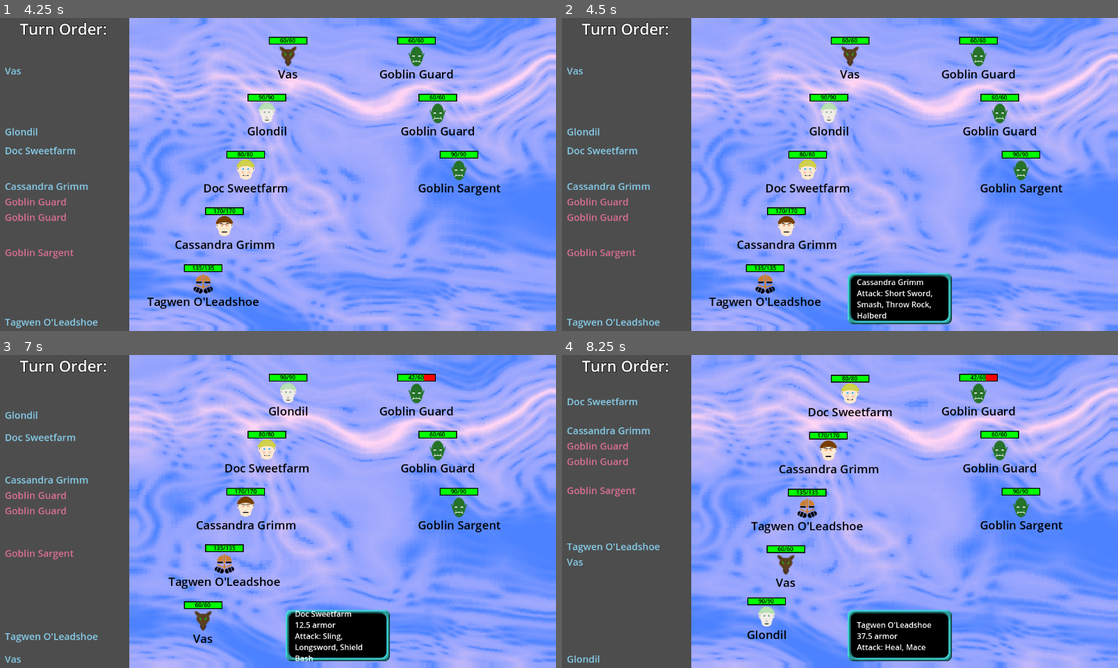
Above: before the commit, frames 1-4 (two rows, left to right).
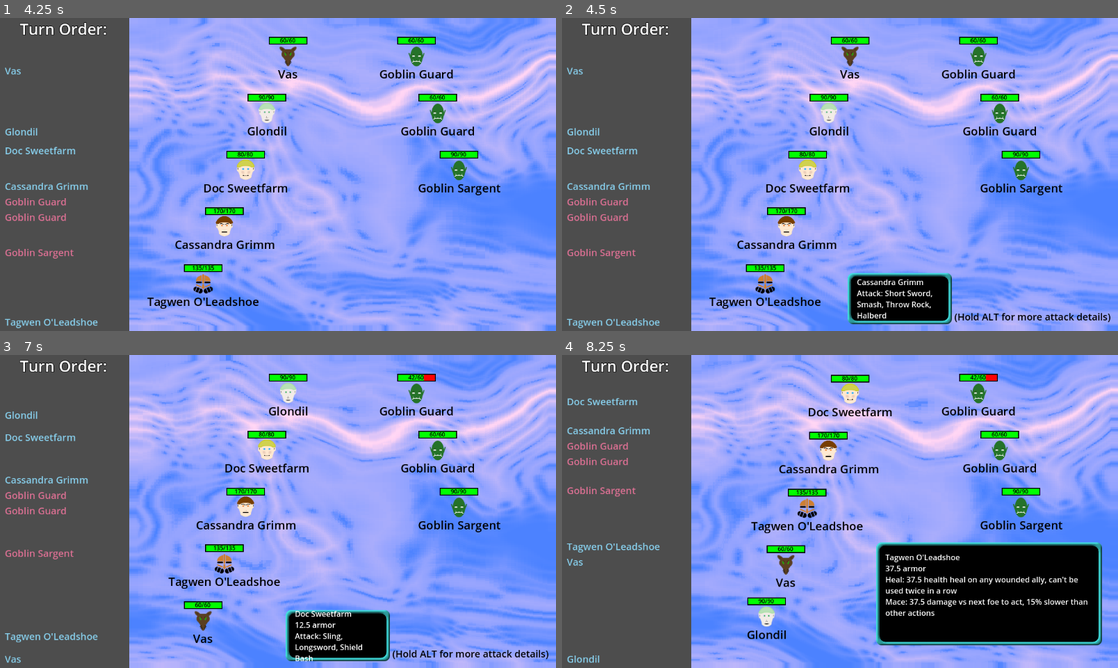
Above: after the commit, the same moments.

Repository: Habidakus/wild-jam-78-erase
Game: Godot game, scene res://Scenes/main.tscn
Two runs of this game, one before a commit and one after it. Both use one fixed random seed, a clock stepped at 60 frames per second and the inputs below. The engine's default icon, where the game draws it, is replaced by a stand-in: a white triangle on a blue panel in a dark square.
Inputs (mouse positions are in pixels of both pictures, inside the frame that each line leads up to):
- Up to frame 1 (4.25 s): tap Enter at 0.5, 2.75, 3.5 s; move the mouse to (400, 158) at 0.52 s; hold Alt 0.53-1.25 s; click (400, 158) at 0.67 s; tap Ctrl at 0.8 s; click "Play" at 1.25 s; click "Randomize and Go!" at 2 s; drag from (166, 190) to (250, 237) at 2.77 s; move the mouse to (333, 105) at 3.52 s; hold Shift from 3.53 s (still down); click (333, 105) at 3.67 s; tap Alt at 3.8 s
- Up to frame 2 (4.5 s): release Shift at 4.25 s; drag from (812, 237) to (673, 127) at 4.27 s
- Up to frame 3 (7 s): click "Zzzap" at 5 s; move the mouse to (444, 558) at 5.77 s; hold Ctrl 5.78-6.5 s; click (444, 558) at 5.92 s; tap Shift at 6.05 s; tap Space at 6.5 s; drag from (111, 464) to (194, 433) at 6.52 s
- Up to frame 4 (8.25 s): click "Potion" at 7.25 s; move the mouse to (867, 511) at 8.02 s; hold Alt from 8.03 s (still down); click (867, 511) at 8.17 s

Frame 1 is identical in both runs. In frame 2, 0.3% of the frame differs, in the area x 70-99%, y 94-98%; in frame 3, 0.3%; in frame 4, 14%, in the area x 51-98%, y 59-98%.

Commit message:
Holding down ALT will replace a tooltip with a larger summary

Diff:
--- a/Scenes/main.tscn
+++ b/Scenes/main.tscn
@@ -219,6 +219,10 @@
 shader_parameter/noiseX = SubResource("NoiseTexture2D_xs4ou")
 shader_parameter/noiseY = SubResource("NoiseTexture2D_yjbvs")
 
+[sub_resource type="LabelSettings" id="LabelSettings_pngnd"]
+font_size = 20
+font_color = Color(0, 0, 0, 1)
+
 [node name="Main" type="Control"]
 layout_mode = 3
 anchors_preset = 15
@@ -1033,6 +1037,7 @@
 script = ExtResource("4_jdfnt")
 
 [node name="Tooltip" type="Control" parent="OverStateMachine/Game"]
+visible = false
 top_level = true
 layout_mode = 1
 anchors_preset = 7
@@ -1079,7 +1084,19 @@
 layout_mode = 2
 fit_content = true
 
+[node name="AltTip" type="Label" parent="OverStateMachine/Game/Tooltip"]
+visible = false
+layout_mode = 0
+offset_left = 222.0
+offset_top = 65.0
+offset_right = 541.0
+offset_bottom = 105.0
+text = "(Hold ALT for more attack details)"
+label_settings = SubResource("LabelSettings_pngnd")
+vertical_alignment = 2
+
 [node name="Summary" type="Control" parent="OverStateMachine/Game"]
+visible = false
 top_level = true
 layout_mode = 1
 anchors_preset = 7
@@ -1087,9 +1104,9 @@
 anchor_top = 1.0
 anchor_right = 0.5
 anchor_bottom = 1.0
-offset_left = -226.0
+offset_left = -236.0
 offset_top = -261.0
-offset_right = 224.0
+offset_right = 234.0
 offset_bottom = -46.0
 grow_horizontal = 2
 grow_vertical = 0
--- a/Scripts/attack_stats.gd
+++ b/Scripts/attack_stats.gd
@@ -191,7 +191,7 @@
 	if divine_wrath:
 		ret_val += ", does massive damage only to undead and Chronotyrants"
 	if tiring > 1:
-		ret_val += ", will be slower each time used in a combat"
+		ret_val += ", slower each time used in a combat"
 
 	return ret_val
 
--- a/Scripts/game.gd
+++ b/Scripts/game.gd
@@ -9,6 +9,7 @@
 var game_state : EGameState = null
 var tooltip_widget : Control
 var summary_widget : Control
+var summary_alt_tip : Label
 
 const calculation_depth : int = 7 # This is how many look aheads the min-max engine computes
 const path_depth : int = 8 # 6 This is how many encounters before the chronotyrant
@@ -26,7 +27,9 @@
 func _ready() -> void:
 	rnd.seed = int(Time.get_unix_time_from_system())
 	tooltip_widget = find_child("Tooltip") as Control
+	summary_alt_tip = tooltip_widget.find_child("AltTip") as Label
 	tooltip_widget.hide()
+	summary_alt_tip.hide()
 	summary_widget = find_child("Summary") as Control
 	summary_widget.hide()
 	combat_state_machine_state = find_child("Combat") as SMSCombat
@@ -39,6 +42,13 @@
 	find_child("PostCombat").init(self)
 	find_child("LoopExposition").init(self, rnd)
 	find_child("BossBattle").init(self)
+
+var current_holding_ALT : bool
+func _process(_delta: float) -> void:
+	var new_holding_ALT : bool = Input.is_key_pressed(KEY_ALT) || Input.is_key_pressed(KEY_CTRL) || Input.is_key_pressed(KEY_SHIFT)
+	if new_holding_ALT != current_holding_ALT:
+		current_holding_ALT = new_holding_ALT
+		update_show_unit_tooltip()
 
 func accepted_defeat() -> void:
 	heroes.clear()
@@ -324,15 +334,42 @@
 			tooltip_widget.find_child("TooltipTextArea").text = unit_stats.create_skill_select_tooltip()
 	else:
 		tooltip_widget.hide()
-
+	summary_alt_tip.hide()
+
+var sut_state_unit_id : int
+var sut_state_hovering : bool = false
 func show_unit_tooltip(unit_id : int, hovering : bool) -> void:
-	if hovering:
-		var unit_stats : UnitStats = game_state.get_unit_by_id(unit_id)
-		if unit_stats != null:
-			tooltip_widget.show()
-			tooltip_widget.find_child("TooltipTextArea").text = unit_stats.create_tooltip()
+	sut_state_unit_id = unit_id
+	sut_state_hovering = hovering
+	update_show_unit_tooltip()
+
+func update_show_unit_tooltip() -> void:
+	if sut_state_hovering:
+		if current_holding_ALT:
+			if !summary_widget.visible:
+				var unit_stats : UnitStats = game_state.get_unit_by_id(sut_state_unit_id)
+				if unit_stats != null:
+					if unit_stats.side == UnitStats.Side.HUMAN:
+						summary_widget.position.x = 650
+					else:
+						summary_widget.position.x = 350
+					summary_widget.find_child("TooltipTextArea").text = unit_stats.create_summary()
+					summary_widget.show()
+					summary_alt_tip.hide()
+					tooltip_widget.hide()
+		else:
+			if !tooltip_widget.visible:
+				var unit_stats : UnitStats = game_state.get_unit_by_id(sut_state_unit_id)
+				if unit_stats != null:
+					tooltip_widget.find_child("TooltipTextArea").text = unit_stats.create_tooltip()
+					tooltip_widget.show()
+					summary_alt_tip.show()
+					summary_widget.hide()
 	else:
 		tooltip_widget.hide()
+		summary_widget.position.x = 350;
+		summary_widget.hide()
+		summary_alt_tip.hide()
 
 func toggle_mod_summary_tooltip(mod : UnitMod, hovering : bool) -> void:
 	if hovering:
@@ -507,13 +544,12 @@
 	combat_state_machine_state.apply_fx(fx)
 
 func human_hover_over_action(b : bool, move : EAction) -> void:
-
-	var tooltip_widget : Control = find_child("Tooltip") as Control
 	if b:
 		var target : UnitStats = game_state.get_unit_by_id(move.targetID)
 
 		if move.attack != null:
 			tooltip_widget.show()
+			summary_alt_tip.hide()
 			tooltip_widget.find_child("TooltipTextArea").text = move.attack.generate_tooltip(target)
 
 		#var dmg : float = game_state.get_unit_by_id(move.targetID).calculate_damage_from_attack(move.attack)
--- a/Scripts/unit_stats.gd
+++ b/Scripts/unit_stats.gd
@@ -298,6 +298,20 @@
 	var learned_skills : String = describe_learned_skills()
 	if !learned_skills.is_empty():
 		ret_val += "\n" + learned_skills
+	return ret_val
+
+func create_summary() -> String:
+	var ret_val : String = unit_name
+	if armor > 0:
+		ret_val += "\n" + str(armor) + " armor"
+		if bleeding_ticks > 0:
+			ret_val += ", bleeding"
+	elif bleeding_ticks > 0:
+		ret_val += "\nbleeding"
+	for index in range(0, attacks.size()):
+		if !ret_val.is_empty():
+			ret_val += "\n"
+		ret_val += attacks[index].get_summary()
 	return ret_val
 
 func create_tooltip() -> String:
Not shown: 1 places in Scenes/main.tscn that only renumber resources
